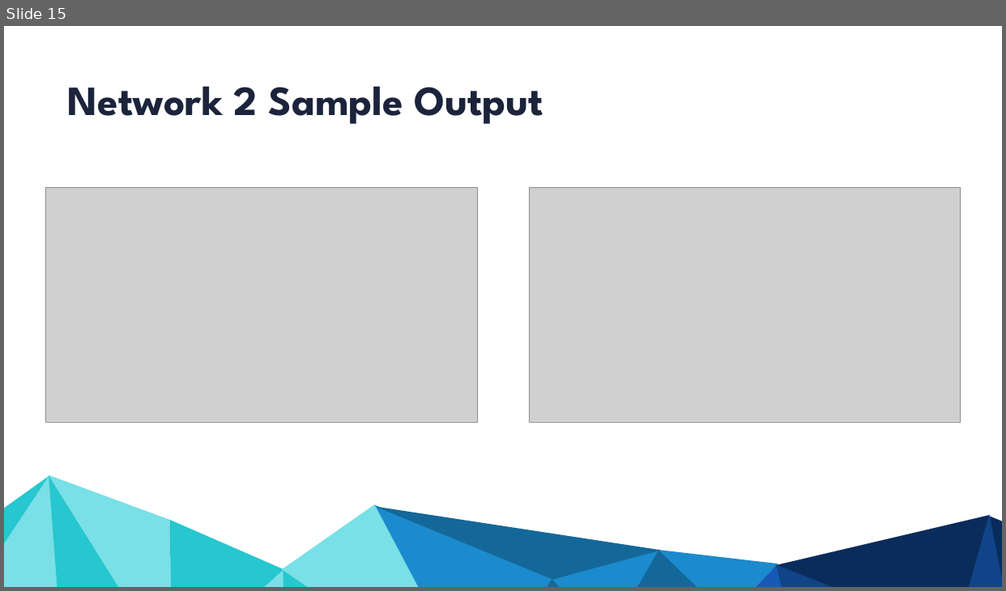
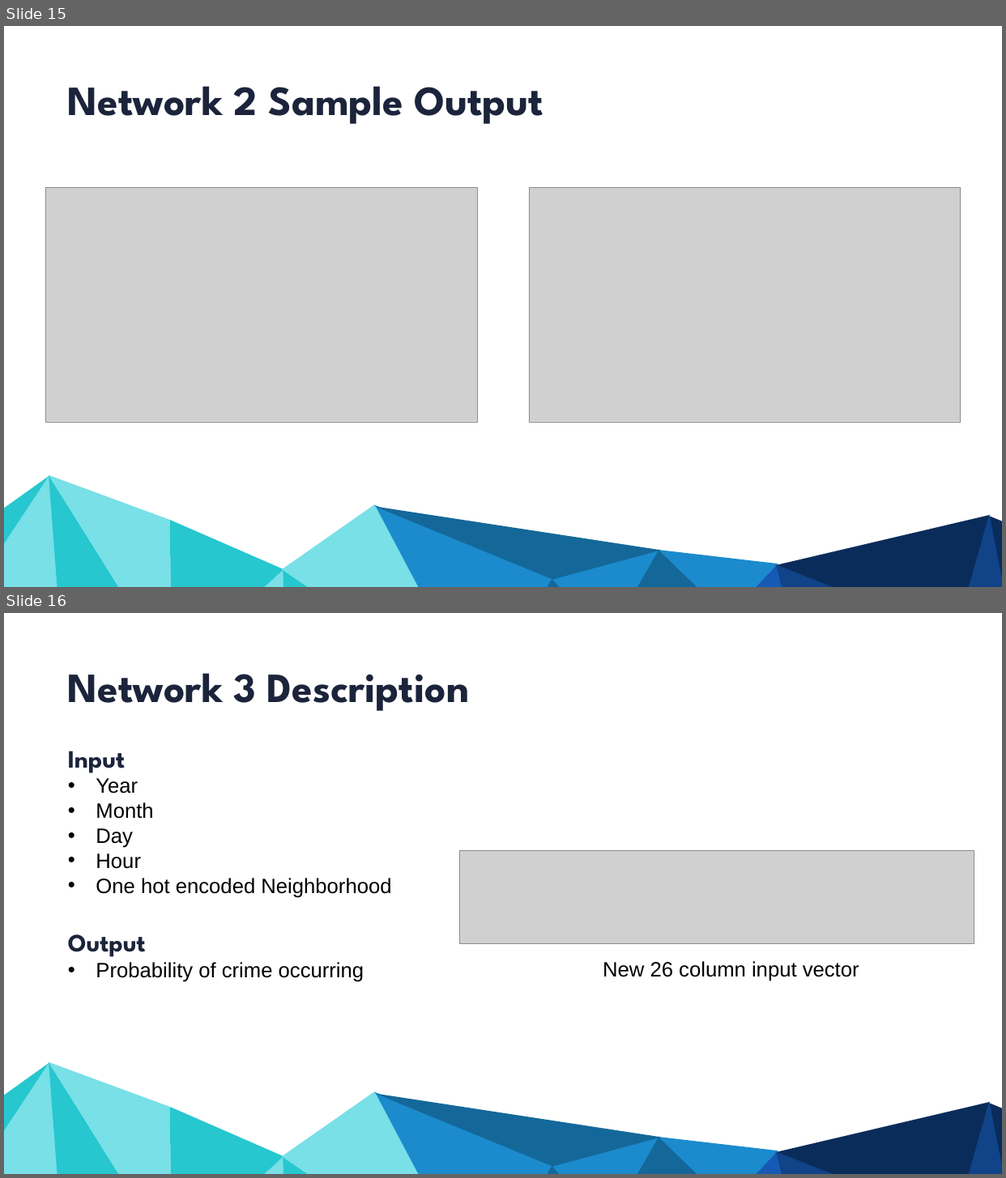
Before and after one commit to NasirKhalid24/Vancouver-Crime-Prediction, a slide deck: Final Presentation.pptx. Shown one above the other, each under a label of ours: slide 15 before the commit, slides 15 and 16 after it. The pictures are 1006x591 and 1006x1178 pixels, drawn with LibreOffice and Linux fonts; fonts in the diff are those of the drawing; grey boxes stand for pictures. Boxes give left, top, right and bottom in pixels: in the first picture for what was removed or moved away, otherwise in the second. Text is boxed around its words. In the diff, an @@ line names an element or a change of style, - is before the commit and + after.

```diff
--- a/Final Presentation.pptx
+++ b/Final Presentation.pptx
@@ slide 16 added at (4, 613, 1002, 1174), background #FFFFFF; not listed: 19 template elements that a slide beside it also shows @@
@@ text added at (68, 673, 469, 711), 80 pt, text #1B243B, bold @@
+Network 3 Description
@@ text added at (68, 751, 391, 982), 40 pt, text #000000 @@
+Input
+• Year
+• Month
+• Day
+• Hour
+• One hot encoded Neighborhood
+Output
+• Probability of crime occurring
@@ picture added at (459, 850, 974, 943) @@
@@ text added at (603, 961, 859, 982), 40 pt, text #000000 @@
+New 26 column input vector
```
Also in this commit, not shown: 1 slide changed, 13 other slides added.
